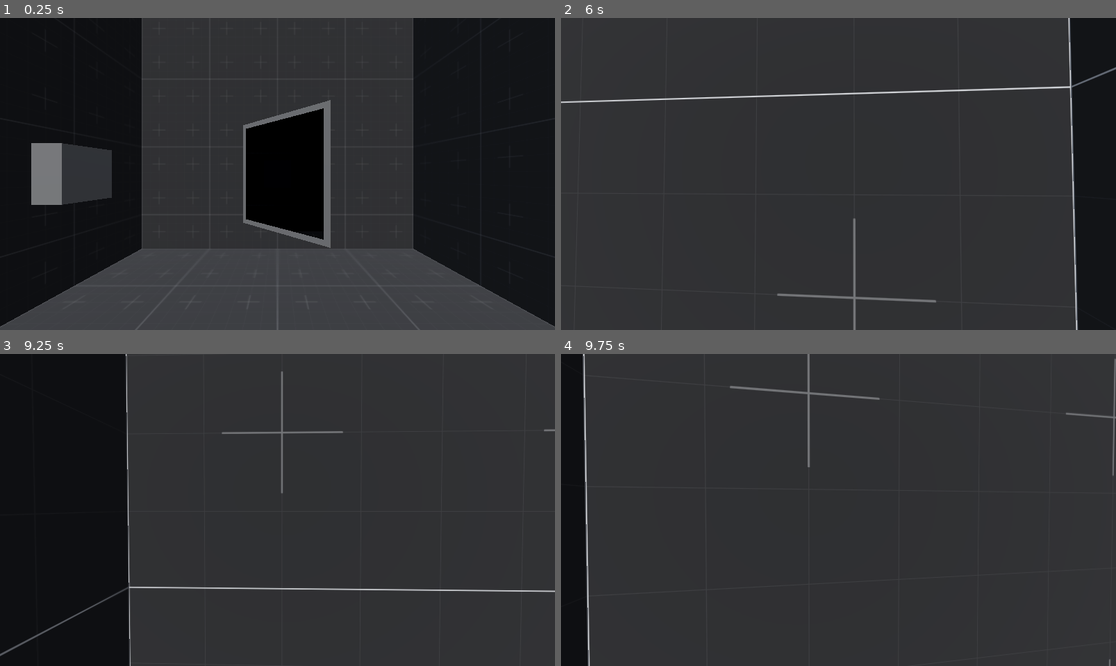
Above: before the commit, frames 1-4 (two rows, left to right).
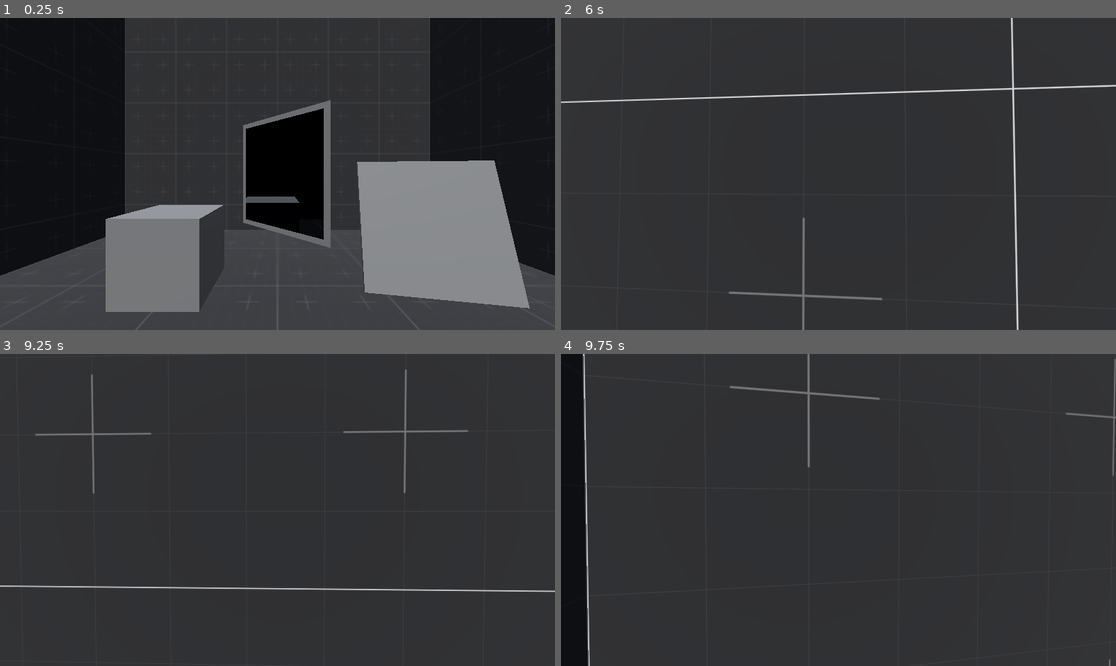
Above: after the commit, the same moments.

Repository: Wowe-Peanut/GetReal
Game: Godot game, scene res://test.tscn
Same seed, same stepped clock (60 frames per second), same inputs: the game is played once before the commit and once after it.
Inputs (mouse positions are in pixels of both pictures, inside the frame that each line leads up to):
- Up to frame 1 (0.25 s): no input
- Up to frame 2 (6 s): tap Enter at 0.5, 4.25 s; move the mouse to (866, 174) at 0.52 s; hold Q (take_picture, bound only after the commit) 0.53-1.28 s; hold W (move_forward) 0.53-5.78 s; tap Space (jump) at 0.77, 1.52, 2, 3.02, 3.77, 4.52, 5.75 s; move the mouse to (810, 174) at 1.27 s; right-click (810, 174) at 1.35 s; tap Q (take_picture, bound only after the commit) at 1.55, 2.85, 4.35 s; move the mouse to (849, 167) at 2.02 s; hold Q (take_picture, bound only after the commit) 2.03-2.78 s; move the mouse to (832, 180) at 2.77 s; move the mouse to (877, 177) at 3.52 s; hold Q (take_picture, bound only after the commit) 3.53-4.28 s; right-click (877, 177) at 3.6 s; move the mouse to (794, 170) at 4.27 s; move the mouse to (844, 174) at 5.02 s; hold Q (take_picture, bound only after the commit) 5.03-5.78 s; move the mouse to (816, 167) at 5.77 s; hold D (strafe_right) from 5.78 s (still down); right-click (816, 167) at 5.85 s
- Up to frame 3 (9.25 s): tap Space (jump) at 6.02, 6.77, 7.52, 8.75, 9.02 s; tap Q (take_picture, bound only after the commit) at 6.05, 7.35, 8.85 s; move the mouse to (305, 510) at 6.52 s; release D (strafe_right) at 6.53 s; hold Q (take_picture, bound only after the commit) 6.53-7.28 s; hold W (move_forward) 6.53-8.78 s; move the mouse to (249, 510) at 7.27 s; tap Enter at 8 s; move the mouse to (288, 503) at 8.02 s; hold Q (take_picture, bound only after the commit) 8.03-8.78 s; right-click (288, 503) at 8.1 s; move the mouse to (271, 516) at 8.77 s; hold A (strafe_left) from 8.78 s (still down)
- Up to frame 4 (9.75 s): move the mouse to (877, 513) at 9.52 s; release A (strafe_left) at 9.53 s; hold W (move_forward) from 9.53 s (still down); hold Q (take_picture, bound only after the commit) from 9.53 s (still down)

The runs differ from the first frame. In frame 1, 27% of the frame differs, in the area x 0-100%, y 0-99%; in frame 2, 8.7%; in frame 3, 24%; in frame 4, less than 0.1%.

Commit message:
funny little polaroid picture

Diff:
--- /dev/null
+++ b/picture.gd
@@ -0,0 +1,20 @@
+extends Node3D
+
+@onready var texture: Sprite3D = $Texture
+@onready var viewport: SubViewport = $SubViewport
+
+
+func _input(event: InputEvent) -> void:
+	if event.is_action_pressed("take_picture"): take_picture()
+
+
+func take_picture():
+	var camera = Camera3D.new()
+	camera.current = true
+	viewport.add_child(camera)
+
+	camera.global_transform = get_tree().root.get_camera_3d().global_transform
+
+	texture.texture = viewport.get_texture()
+	await RenderingServer.frame_post_draw
+	viewport.render_target_update_mode = SubViewport.UPDATE_DISABLED
--- /dev/null
+++ b/picture.tscn
@@ -0,0 +1,19 @@
+[gd_scene load_steps=3 format=3 uid="uid://71yhatc6m7hy"]
+
+[ext_resource type="Script" path="res://picture.gd" id="1_06vib"]
+
+[sub_resource type="BoxMesh" id="BoxMesh_x3ru6"]
+size = Vector3(0.26, 0.26, 0.01)
+
+[node name="Picture" type="Node3D"]
+script = ExtResource("1_06vib")
+
+[node name="Texture" type="Sprite3D" parent="."]
+transform = Transform3D(1, 0, 0, 0, 1, 0, 0, 0, 1, 0, 0, 0.01)
+pixel_size = 0.0004
+
+[node name="Border" type="MeshInstance3D" parent="."]
+mesh = SubResource("BoxMesh_x3ru6")
+
+[node name="SubViewport" type="SubViewport" parent="."]
+render_target_update_mode = 4
--- a/player.tscn
+++ b/player.tscn
@@ -1,6 +1,7 @@
-[gd_scene load_steps=4 format=3 uid="uid://bjgyylqm3xc11"]
+[gd_scene load_steps=5 format=3 uid="uid://bjgyylqm3xc11"]
 
 [ext_resource type="Script" path="res://player.gd" id="1_16goh"]
+[ext_resource type="PackedScene" uid="uid://71yhatc6m7hy" path="res://picture.tscn" id="2_f2ycu"]
 
 [sub_resource type="CapsuleShape3D" id="CapsuleShape3D_2huvx"]
 radius = 0.25
@@ -27,6 +28,9 @@
 [node name="HeldObjectPosition" type="Marker3D" parent="Camera"]
 transform = Transform3D(1, 0, 0, 0, 0.965926, -0.258819, 0, 0.258819, 0.965926, 0, -0.5, -1.5)
 
+[node name="Picture" parent="Camera" instance=ExtResource("2_f2ycu")]
+transform = Transform3D(0.984808, 0.0449435, -0.167731, 0, 0.965926, 0.258819, 0.173648, -0.254887, 0.951251, 0.3, -0.1, -0.4)
+
 [node name="Collision" type="CollisionShape3D" parent="."]
 transform = Transform3D(1, 0, 0, 0, 1, 0, 0, 0, 1, 0, 0.7, 0)
 shape = SubResource("CapsuleShape3D_2huvx")
--- a/project.godot
+++ b/project.godot
@@ -52,6 +52,11 @@
 "events": [Object(InputEventKey,"resource_local_to_scene":false,"resource_name":"","device":-1,"window_id":0,"alt_pressed":false,"shift_pressed":false,"ctrl_pressed":false,"meta_pressed":false,"pressed":false,"keycode":0,"physical_keycode":82,"key_label":0,"unicode":114,"echo":false,"script":null)
 ]
 }
+take_picture={
+"deadzone": 0.5,
+"events": [Object(InputEventKey,"resource_local_to_scene":false,"resource_name":"","device":-1,"window_id":0,"alt_pressed":false,"shift_pressed":false,"ctrl_pressed":false,"meta_pressed":false,"pressed":false,"keycode":0,"physical_keycode":81,"key_label":0,"unicode":113,"echo":false,"script":null)
+]
+}
 
 [layer_names]
 
--- a/test.tscn
+++ b/test.tscn
@@ -3,6 +3,7 @@
 [ext_resource type="PackedScene" uid="uid://bjgyylqm3xc11" path="res://player.tscn" id="1_a76g4"]
 [ext_resource type="Material" uid="uid://byswl41fa324d" path="res://default_environment_texture.tres" id="3_duvdi"]
 [ext_resource type="PackedScene" uid="uid://b41j52vgwvasr" path="res://mirror.tscn" id="4_b72i0"]
+[ext_resource type="PackedScene" uid="uid://c6t43xntvjerc" path="res://box.tscn" id="4_i4ok3"]
 
 [sub_resource type="ProceduralSkyMaterial" id="ProceduralSkyMaterial_avhxm"]
 
@@ -12,9 +13,6 @@
 [sub_resource type="Environment" id="Environment_4nkms"]
 background_mode = 2
 sky = SubResource("Sky_v4ln1")
-
-[sub_resource type="BoxMesh" id="BoxMesh_em268"]
-size = Vector3(0.5, 0.5, 0.5)
 
 [node name="test" type="Node3D"]
 
@@ -34,9 +32,8 @@
 [node name="CSGBox3D" type="CSGBox3D" parent="."]
 use_collision = true
 flip_faces = true
-size = Vector3(4, 5, 4)
+size = Vector3(6, 5, 6)
 material = ExtResource("3_duvdi")
 
-[node name="MeshInstance3D" type="MeshInstance3D" parent="."]
-transform = Transform3D(1, 0, 0, 0, 1, 0, 0, 0, 1, -2, -1.4, -0.9)
-mesh = SubResource("BoxMesh_em268")
+[node name="Box" parent="." instance=ExtResource("4_i4ok3")]
+transform = Transform3D(1, 0, 0, 0, 1, 0, 0, 0, 1, -1, -2, -1)
